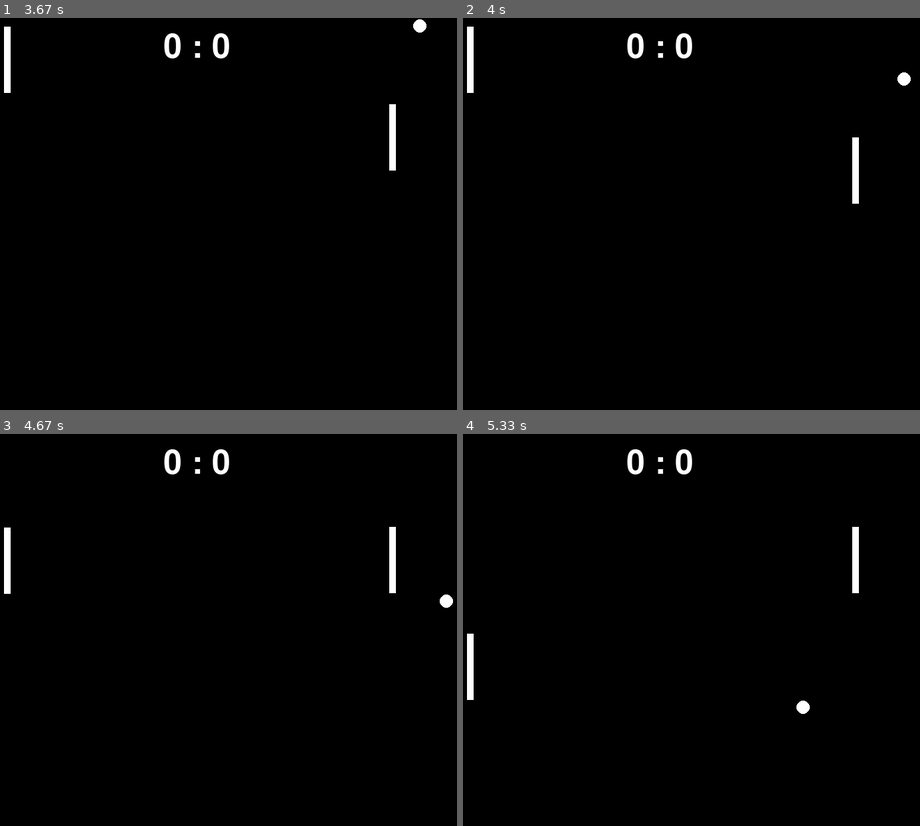
Above: before the commit, frames 1-4 (two rows, left to right).
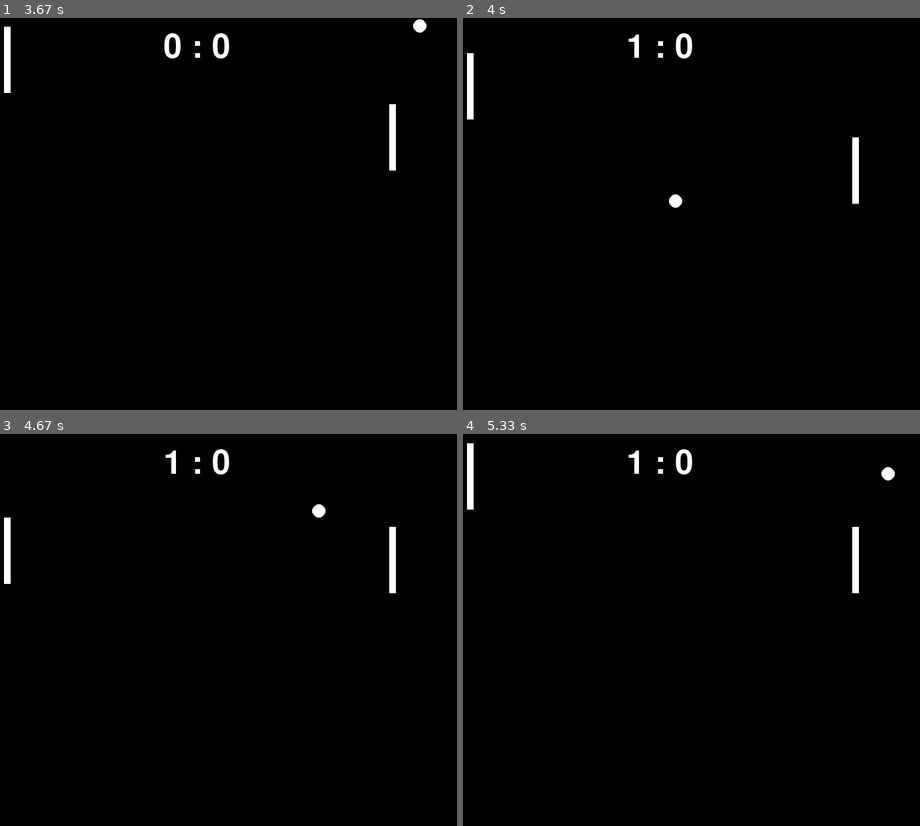
Above: after the commit, the same moments.

Repository: JanKurdila/pygame_voleyball
Game: pygame game, started from main.py
The game is run twice, just before and just after one commit, with the same random seed, the same clock (stepped at 60 frames per second) and the same inputs.
Inputs:
- Up to frame 1 (3.67 s): hold Up 0.33-0.8 s; hold Down 0.83-1.13 s; hold Up 1.17-1.53 s; hold Down 1.57-1.93 s; hold Up 1.97-2.27 s; hold Down 2.3-2.6 s; hold Up 2.63-3 s; hold Down 3.03-3.4 s; hold Up from 3.43 s (still down)
- Up to frame 2 (4 s): release Up at 3.73 s; hold Down from 3.77 s (still down)
- Up to frame 3 (4.67 s): release Down at 4.07 s; hold Up 4.1-4.47 s; hold Down from 4.5 s (still down)
- Up to frame 4 (5.33 s): release Down at 4.87 s; hold Up 4.9-5.2 s; hold Down from 5.23 s (still down)

Frame 1 is identical in both runs. In frame 2, 0.5% of the frame differs, in the area x 0-98%, y 2-49%; in frame 3, 0.4%; in frame 4, 0.8%, in the area x 0-95%, y 2-72%.

Commit message:
10) Aktualizácie ukazovateľa skóre

Diff:
--- a/main.py
+++ b/main.py
@@ -51,7 +51,7 @@
     rychlost_lopty_y = random.choice([1, -1]) * 4
 
     # Počiatočné skóre
-    score = config.SCORE
+    score = [0, 0]
 
     while True:
         for event in pygame.event.get():
@@ -63,11 +63,24 @@
         move_player(hrac1, keys)
         move_ai(hrac2, lopta)
 
+        # Kontrola kolízie lopty so stenami a odrazenie
         if lopta.top <= 0 or lopta.bottom >= config.ROZLISENIE[1]:
             rychlost_lopty_y *= -1
 
-        if lopta.left <= 0 or lopta.right >= config.ROZLISENIE[0]:
-            rychlost_lopty_x *= -1
+        # Kontrola, či lopta prešla za hráča
+        if lopta.left <= 0:  # Hráč 1 nechytil loptu
+            score[1] += 1
+            lopta.x = config.ROZLISENIE[0] / 2 - lopta.width / 2
+            lopta.y = config.ROZLISENIE[1] / 2 - lopta.height / 2
+            rychlost_lopty_x = random.choice([1, -1]) * 4
+            rychlost_lopty_y = random.choice([1, -1]) * 4
+
+        if lopta.right >= config.ROZLISENIE[0]:  # Hráč 2 nechytil loptu
+            score[0] += 1
+            lopta.x = config.ROZLISENIE[0] / 2 - lopta.width / 2
+            lopta.y = config.ROZLISENIE[1] / 2 - lopta.height / 2
+            rychlost_lopty_x = random.choice([1, -1]) * 4
+            rychlost_lopty_y = random.choice([1, -1]) * 4
 
         if check_collision(lopta, hrac1) or check_collision(lopta, hrac2):
             rychlost_lopty_x *= -1
